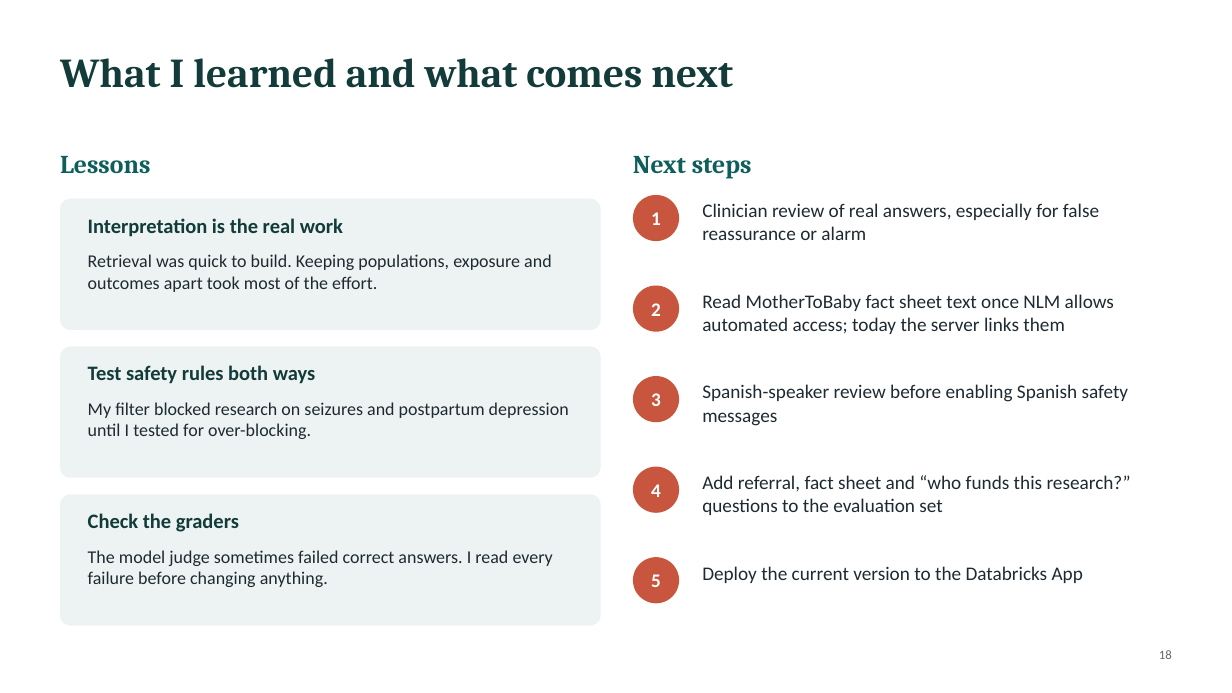
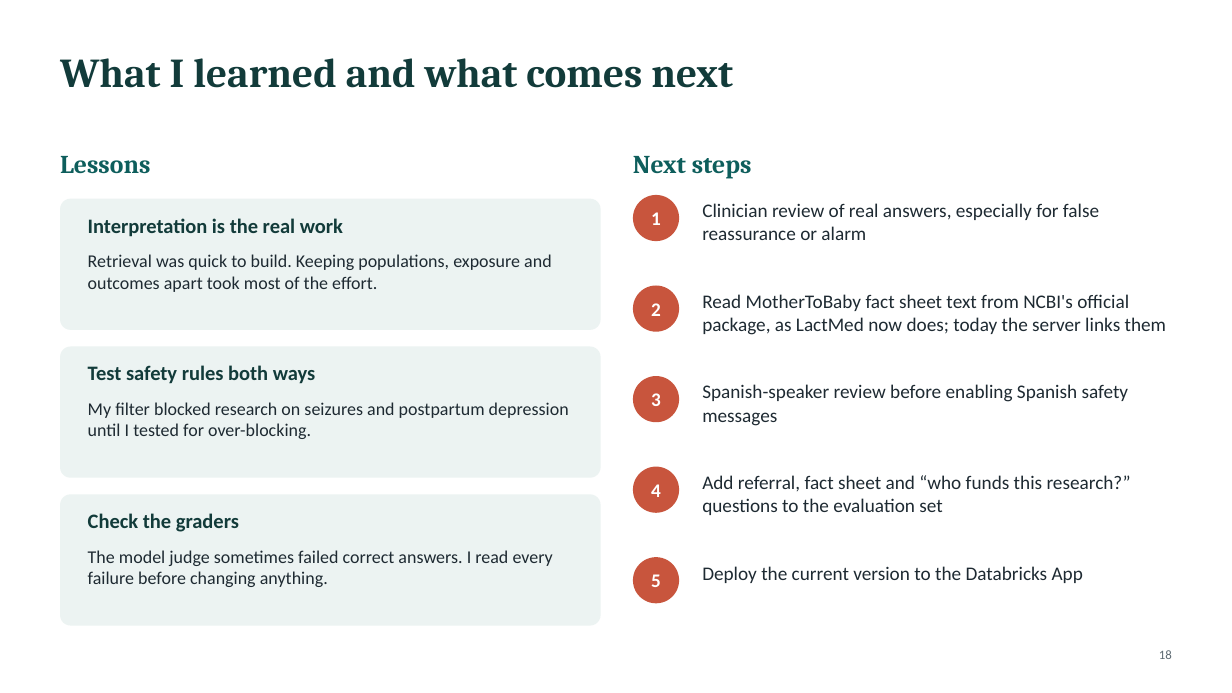
Before and after one commit to gpiat333/Parent-Child-Pharmacology-MCP, a slide deck: slide 18 of presentation/Parent-child Pharmacology MCP — Hackathon deck v3.pptx. Drawn at 1232x693 pixels with LibreOffice and Linux fonts; fonts in the diff are those of the drawing. Boxes give left, top, right and bottom in pixels: in the first picture for what was removed or moved away, otherwise in the second. Text is boxed around its words. In the diff, an @@ line names an element or a change of style, - is before the commit and + after.

```diff
--- a/presentation/Parent-child Pharmacology MCP — Hackathon deck v3.pptx
+++ b/presentation/Parent-child Pharmacology MCP — Hackathon deck v3.pptx
@@ text at (x1=702, y1=294, x2=1166, y2=335): text changed @@
-Read MotherToBaby fact sheet text once NLM allows automated access; today the server links them
+Read MotherToBaby fact sheet text from NCBI's official package, as LactMed now does; today the server links them
```
Also in this commit, not shown: 5 other slides changed, 7 other files.
